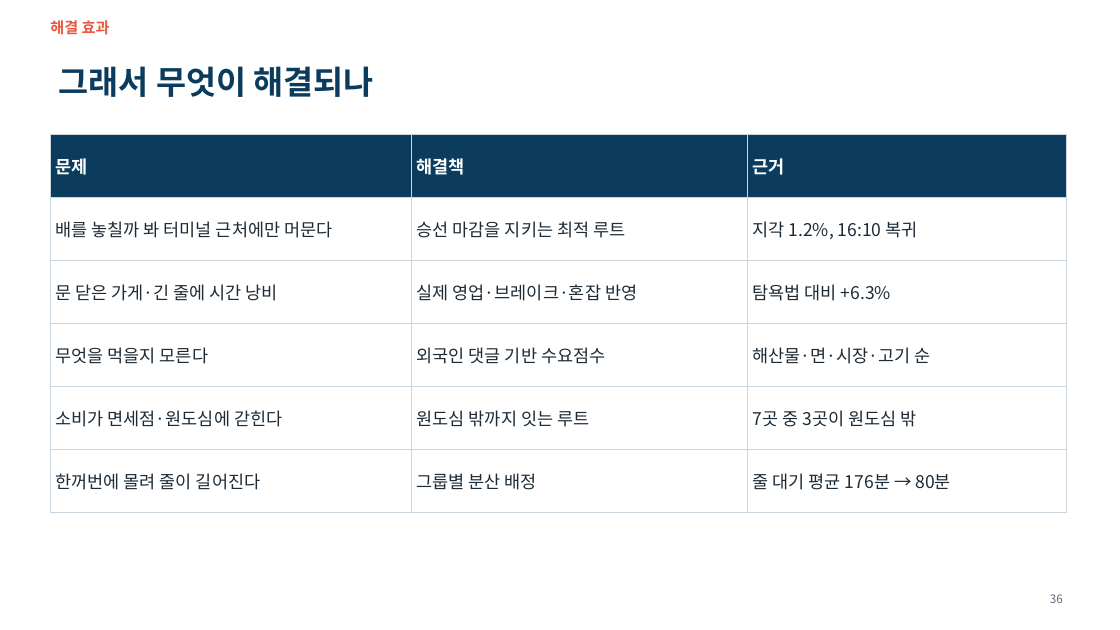
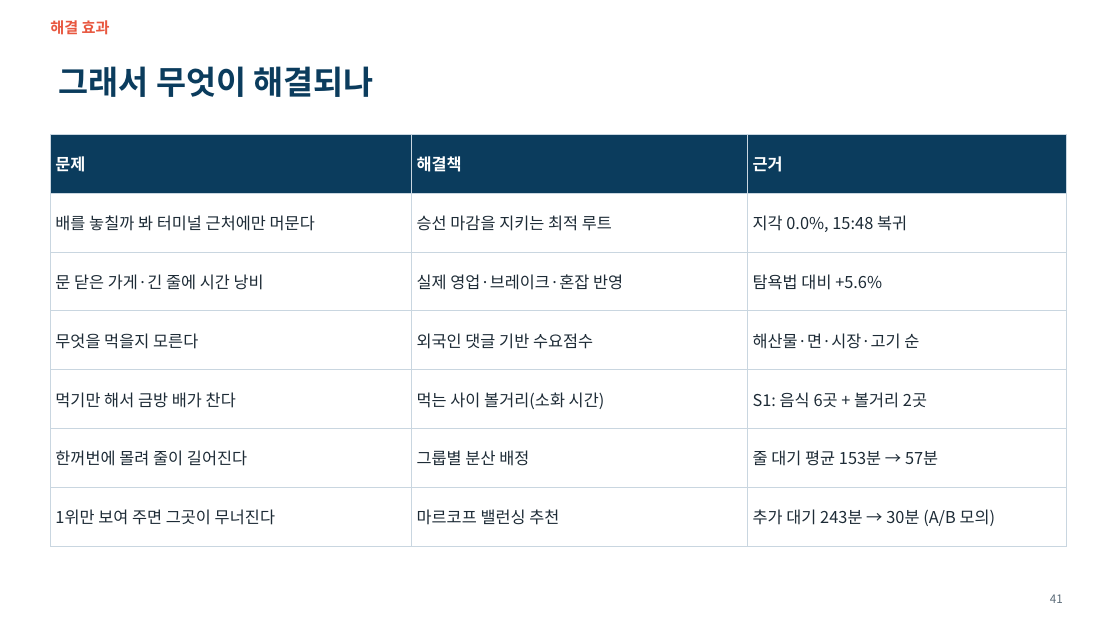
Before and after one commit to ddayoung03/busan-cruise-unpassing, a slide deck: slide 41 of 05_문서/3주차_발표자료.pptx (slide 36 before the commit). Drawn at 1120x630 pixels with LibreOffice and Linux fonts; fonts in the diff are those of the drawing. Boxes give left, top, right and bottom in pixels: in the first picture for what was removed or moved away, otherwise in the second. Text is boxed around its words. In the diff, an @@ line names an element or a change of style, - is before the commit and + after.

```diff
--- a/05_문서/3주차_발표자료.pptx
+++ b/05_문서/3주차_발표자료.pptx
@@ table at box(50, 134, 1067, 530) @@
-row 2, column 3: 지각 1.2%, 16:10 복귀
+row 2, column 3: 지각 0.0%, 15:48 복귀
-row 3, column 3: 탐욕법 대비 +6.3%
+row 3, column 3: 탐욕법 대비 +5.6%
-row 5: 소비가 면세점·원도심에 갇힌다 | 원도심 밖까지 잇는 루트 | 7곳 중 3곳이 원도심 밖
-row 6: 한꺼번에 몰려 줄이 길어진다 | 그룹별 분산 배정 | 줄 대기 평균 176분 → 80분
+row 5: 먹기만 해서 금방 배가 찬다 | 먹는 사이 볼거리(소화 시간) | S1: 음식 6곳 + 볼거리 2곳
+row 6: 한꺼번에 몰려 줄이 길어진다 | 그룹별 분산 배정 | 줄 대기 평균 153분 → 57분
+row 7: 1위만 보여 주면 그곳이 무너진다 | 마르코프 밸런싱 추천 | 추가 대기 243분 → 30분 (A/B 모의)
@@ page number at box(1050, 594, 1063, 603): text changed @@
-36
+41
```
Also in this commit, not shown: 21 other slides changed, 5 slides added, 19 other files.
